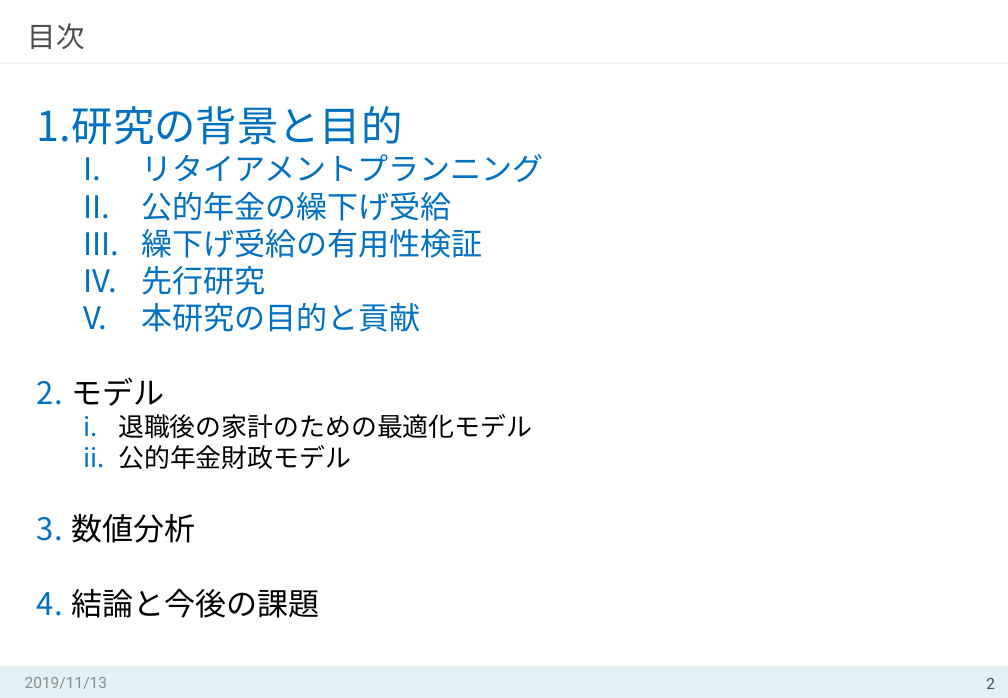
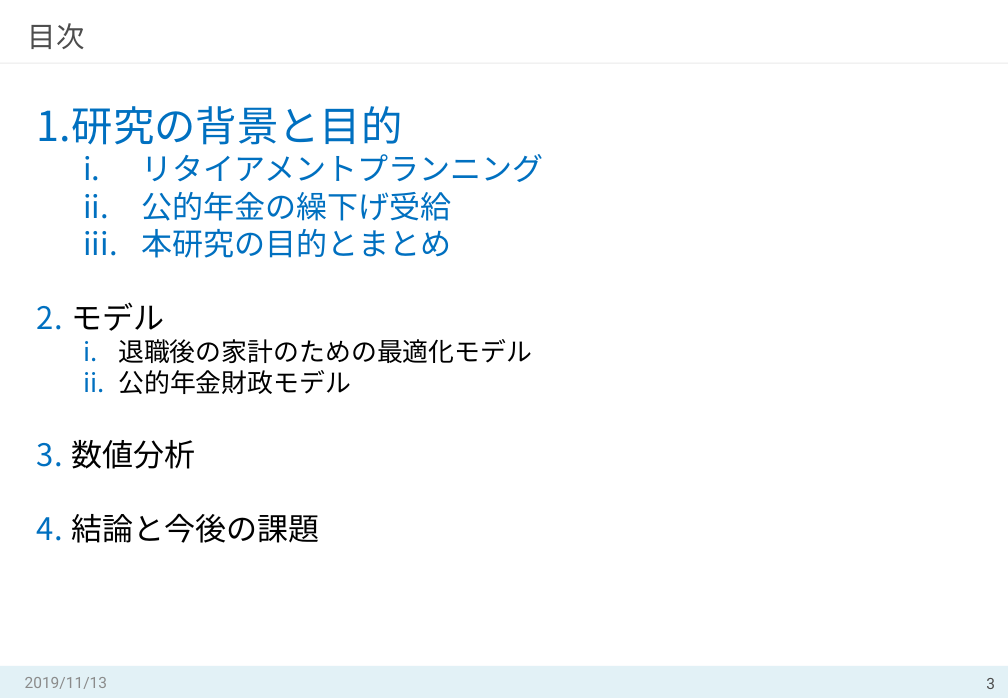
Before and after one commit to MasahiroShibahara/Open, a slide deck: slide 3 of Masahiro_Shibahara①.pptx (slide 2 before the commit). Drawn at 1008x698 pixels with LibreOffice and Linux fonts; fonts in the diff are those of the drawing. Boxes give left, top, right and bottom in pixels: in the first picture for what was removed or moved away, otherwise in the second. Text is boxed around its words. In the diff, an @@ line names an element or a change of style, - is before the commit and + after.

```diff
--- a/Masahiro_Shibahara①.pptx
+++ b/Masahiro_Shibahara①.pptx
@@ text at <box>142,229,452,258</box>: text changed @@
-  III. 繰下げ受給の有用性検証
-  IV. 先行研究
-  V. 本研究の目的と貢献
+  iii. 本研究の目的とまとめ
@@ page number at <box>986,678,995,689</box>: text changed @@
-2
+3
```
Also in this commit, not shown: 23 other slides changed, 4 slides added, 1 slide removed.
